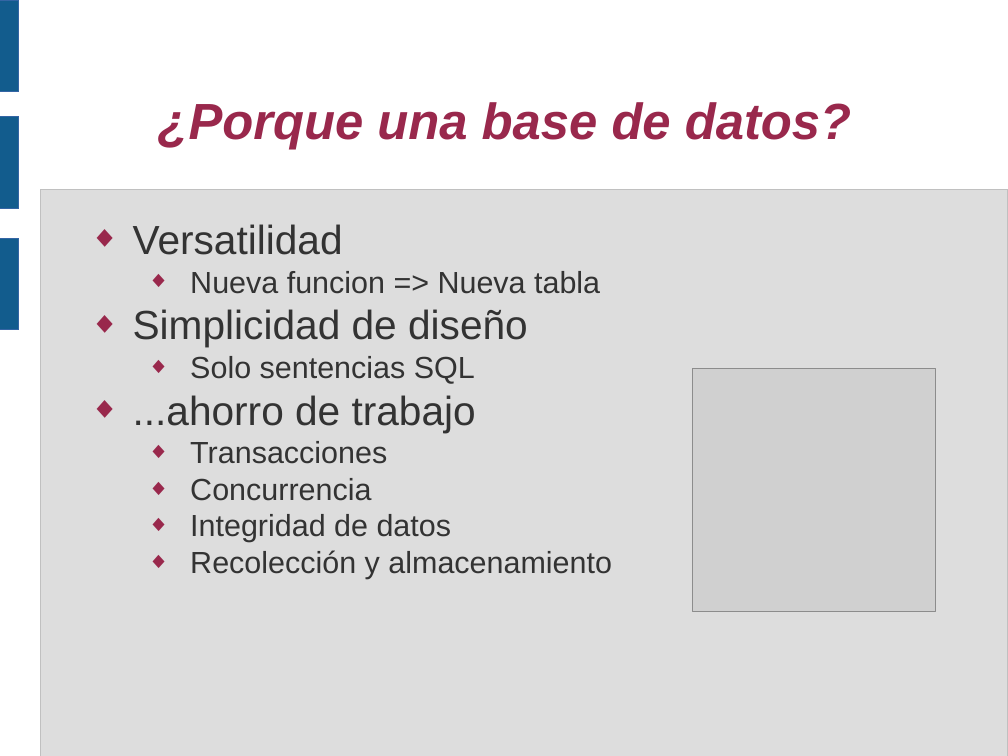
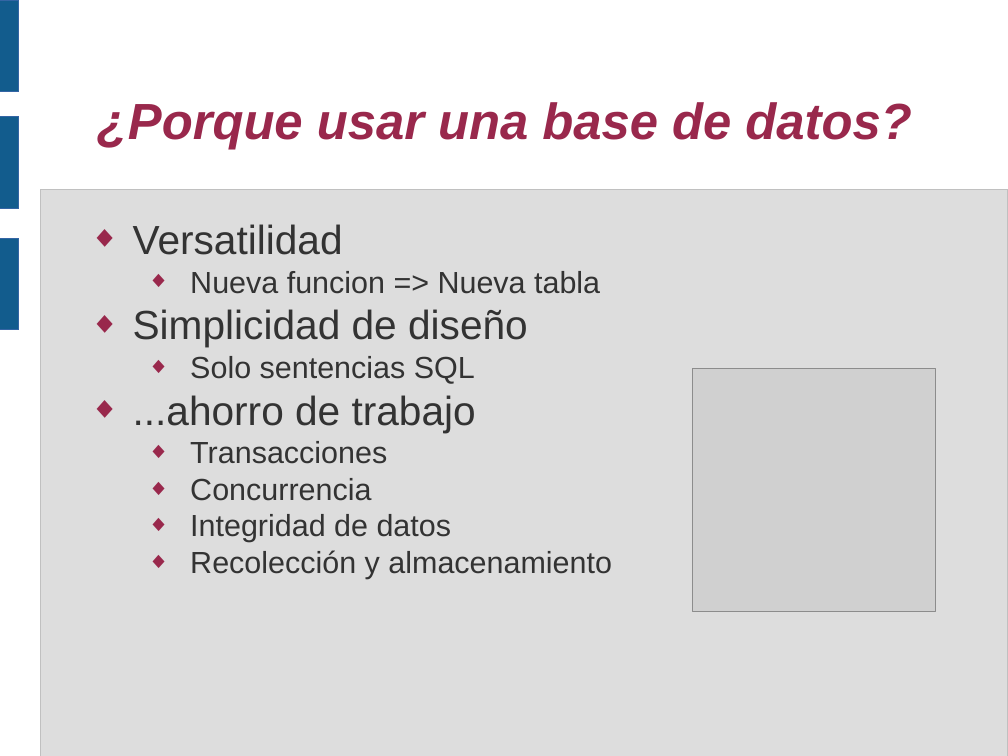
Before and after one commit to piranna/PirannaFS, a slide deck: slide 5 of doc/Presentacion V CUSL/PirannaFS.odp. Drawn at 1008x756 pixels with LibreOffice and Linux fonts; fonts in the diff are those of the drawing; grey boxes stand for pictures. Boxes give left, top, right and bottom in pixels: in the first picture for what was removed or moved away, otherwise in the second. Text is boxed around its words. In the diff, an @@ line names an element or a change of style, - is before the commit and + after.

```diff
--- a/doc/Presentacion V CUSL/PirannaFS.odp
+++ b/doc/Presentacion V CUSL/PirannaFS.odp
@@ title at (x1=97, y1=102, x2=911, y2=149): text changed @@
-¿Porque una base de datos?
+¿Porque usar una base de datos?
```
Also in this commit, not shown: 2 other slides changed, 12 slides added.
